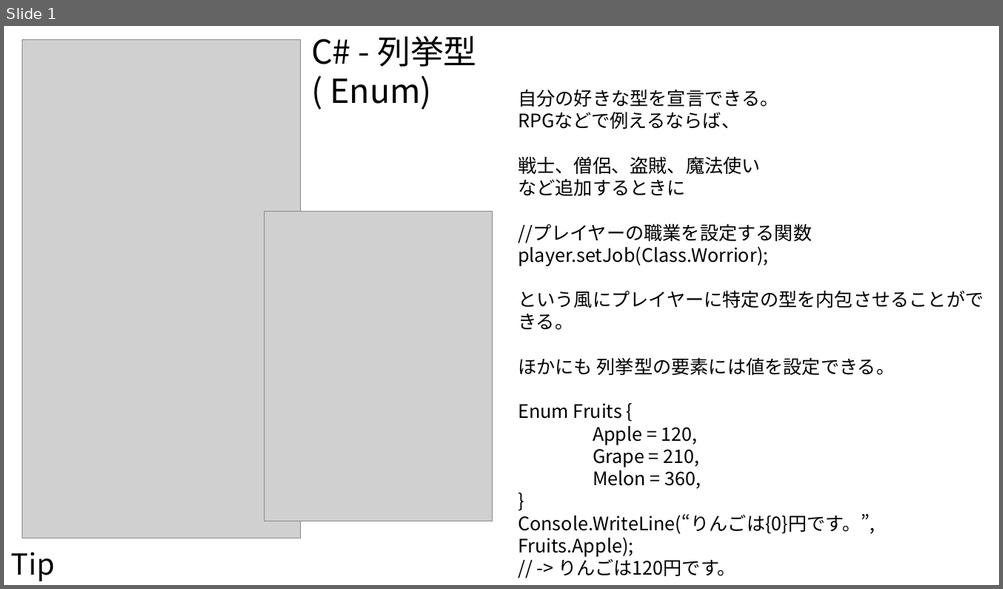
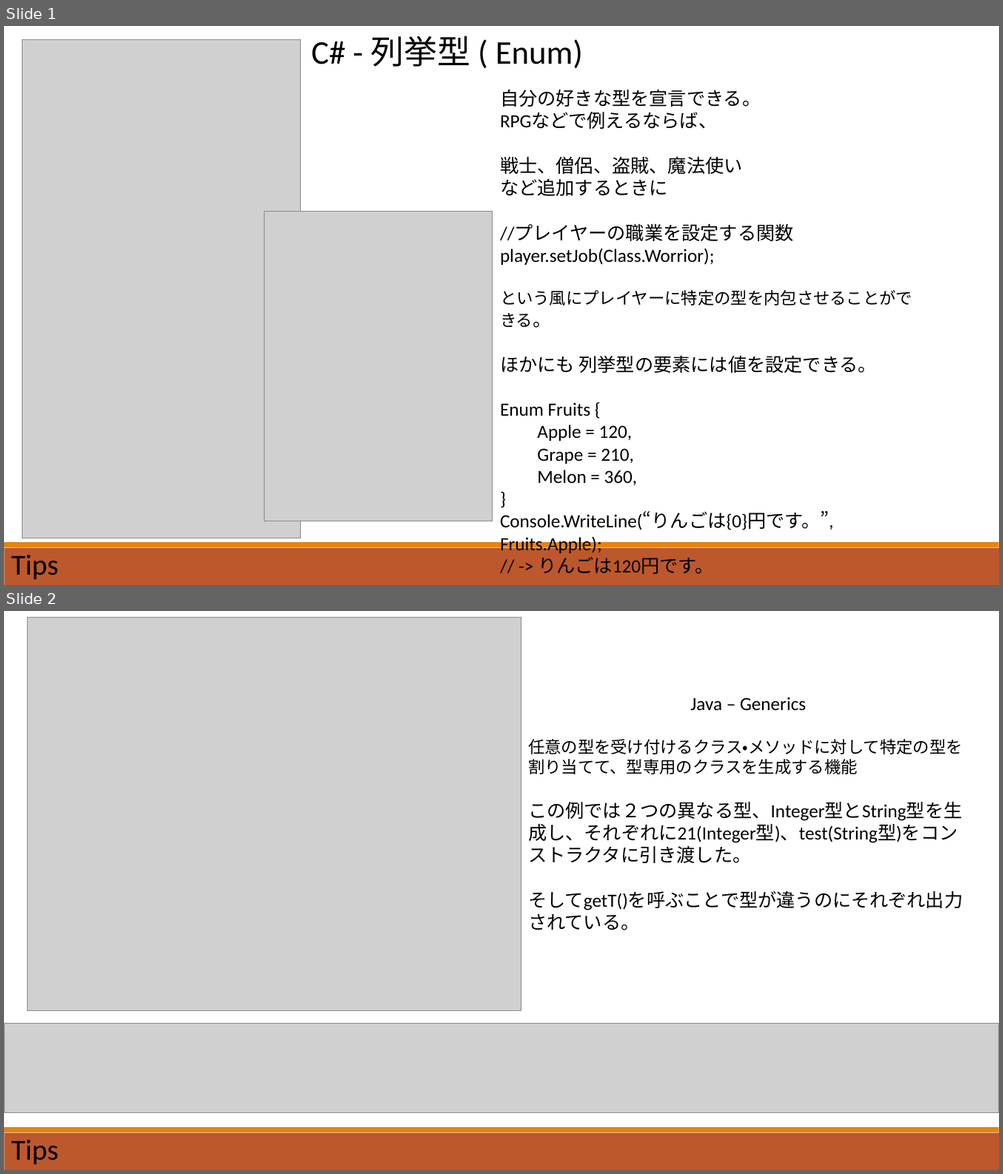
Before and after one commit to BanCards/ACSYSTEM, a slide deck: Tasks/99_課題/tips-案.pptx. Shown one above the other, each under a label of ours: slide 1 before the commit, slides 1 and 2 after it. The pictures are 1003x589 and 1003x1174 pixels, drawn with LibreOffice and Linux fonts; fonts in the diff are those of the drawing; grey boxes stand for pictures. Boxes give left, top, right and bottom in pixels: in the first picture for what was removed or moved away, otherwise in the second. Text is boxed around its words. In the diff, an @@ line names an element or a change of style, - is before the commit and + after.

```diff
--- a/Tasks/99_課題/tips-案.pptx
+++ b/Tasks/99_課題/tips-案.pptx
@@ slide 2 added at (4,611,999,1170), background #FFFFFF; not listed: 2 template elements that a slide beside it also shows @@
@@ picture added at (27,617,521,1011) @@
@@ text added at (528,697,962,931), 18 pt, text #000000 @@
+Java – Generics
+任意の型を受け付けるクラス・メソッドに対して特定の型を割り当てて、型専用のクラスを生成する機能
+この例では２つの異なる型、Integer型とString型を生成し、それぞれに21(Integer型)、test(String型)をコンストラクタに引き渡した。
+そしてgetT()を呼ぶことで型が違うのにそれぞれ出力されている。
@@ picture added at (4,1024,999,1113) @@
@@ text added at (11,1140,59,1165), 28 pt, text #000000 @@
+Tips
@@ slide 1 changed as well @@
@@ text "C# - 列挙型 ( Enum)" at (311,36,583,68): font Noto Sans CJK JP to Calibri @@
@@ text "自分の好きな型を宣言できる。 RPGなどで例えるならば、": place and size @@
-text "自分の好きな型を宣言できる。 RPGなどで例えるならば、" at (518,89,983,557)
+text "自分の好きな型を宣言できる。 RPGなどで例えるならば、" at (500,89,912,555)
@@ text "自分の好きな型を宣言できる。 RPGなどで例えるならば、" at (500,89,912,555): font Noto Sans CJK JP to Calibri; size 18 to 16 pt in "という風にプレイヤーに特定の型を内包させることができる。" @@
@@ text "Tips" at (11,555,59,580): font Noto Sans CJK JP to Calibri @@
@@ rectangle added at (4,548,999,585), fill #BD582C @@
@@ rectangle added at (4,543,999,548), fill #E48312 @@
```
Also in this commit, not shown: 1 slide removed, 1 other file.
